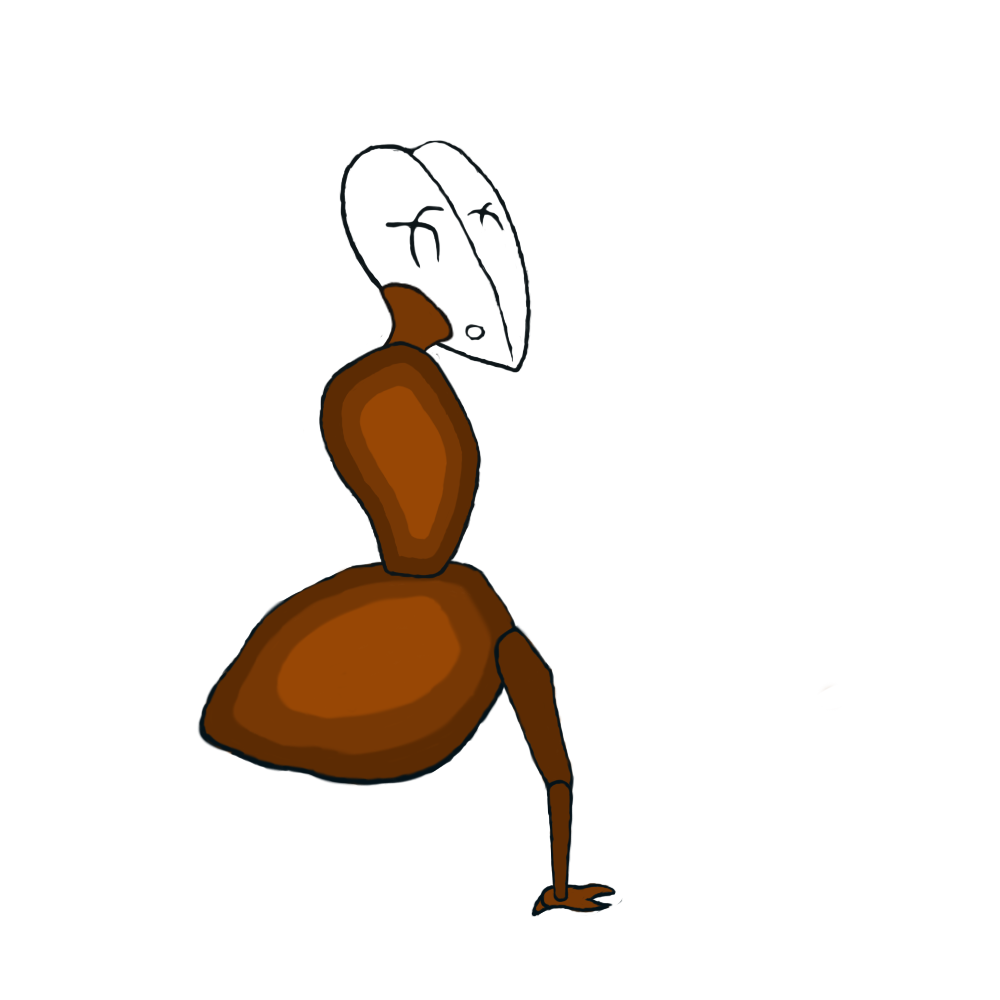
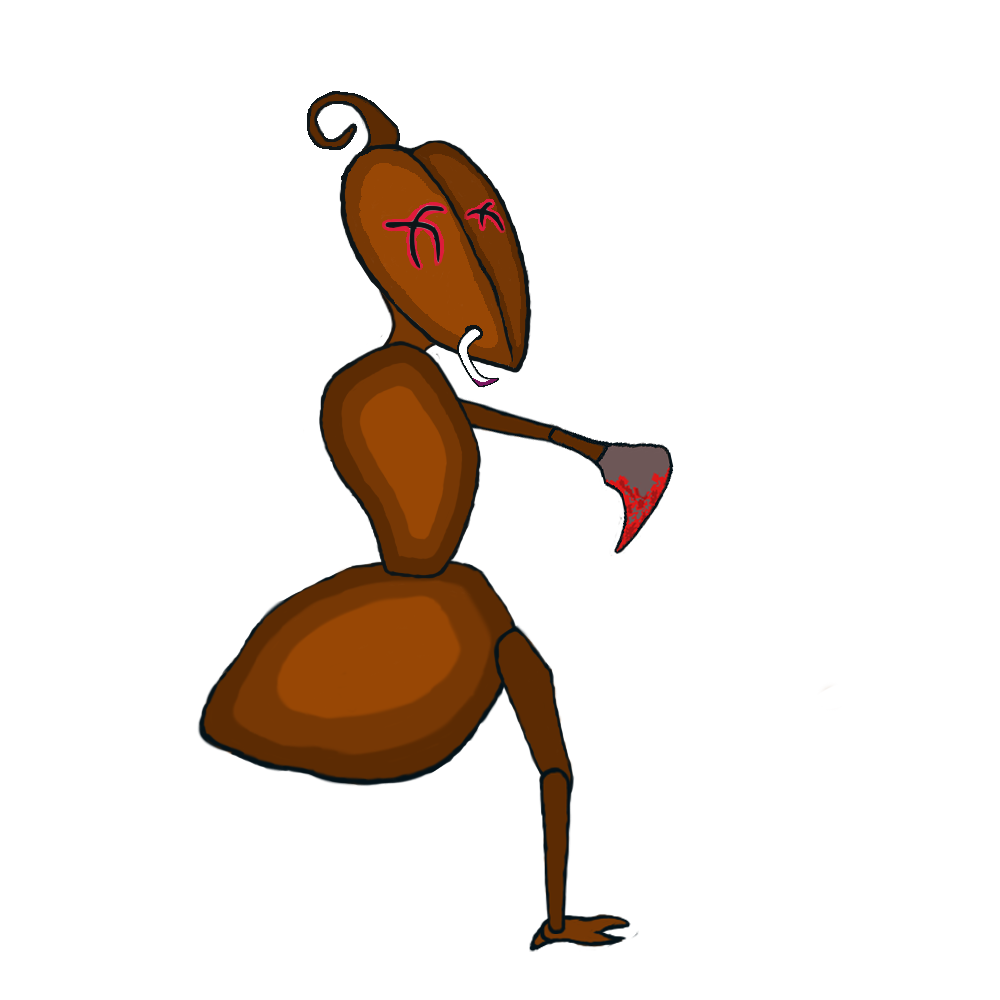
Before/after of a w=1000, h=1000 layered artwork. What changed in the layer stack:
added layer "scissor_arm" above "Schienbein/arm copy" over [538, 420, 674, 556]
added layer "Schienbein/arm copy" above "Schienbein/arm" over [457, 385, 562, 445]
renamed "Schienbein" to "Schienbein/arm", painted on it over [539, 767, 574, 934]
renamed "Fuss" to "foot", painted on it over [508, 378, 639, 952]
added layer "fang" above "Oberschenkel" over [457, 327, 499, 388]
added layer "default_eyes" above "red_eyes" over [340, 153, 515, 310]
added layer "red_eyes" above "Ant_Head" over [339, 153, 513, 313]
renamed "Hintergrund Kopie" to "Ant_Head", painted on it over [339, 139, 532, 373]
added layer "antennae" above "neck" over [307, 91, 400, 185]
moved "neck" above "Hintergrund" over [370, 281, 455, 354]
